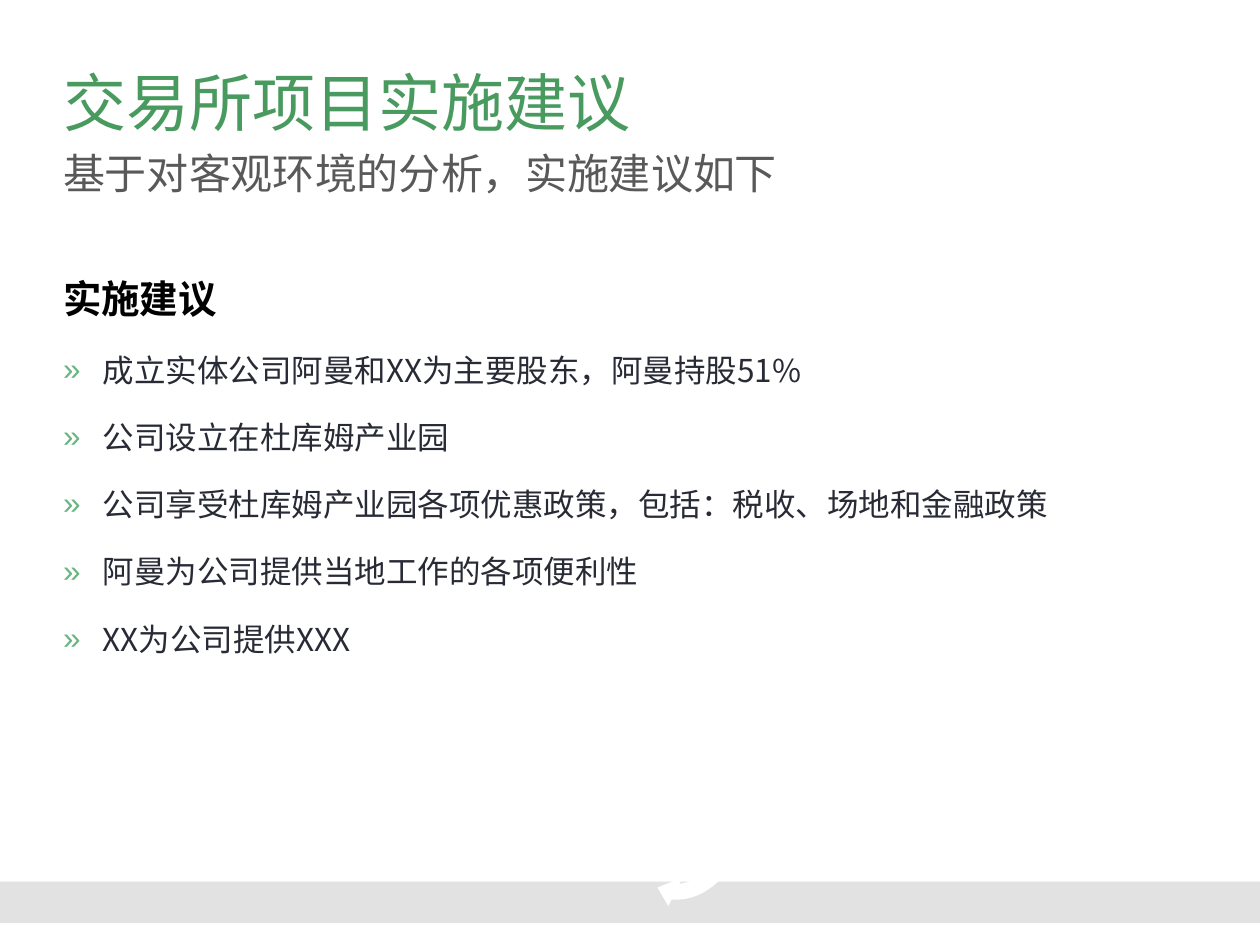
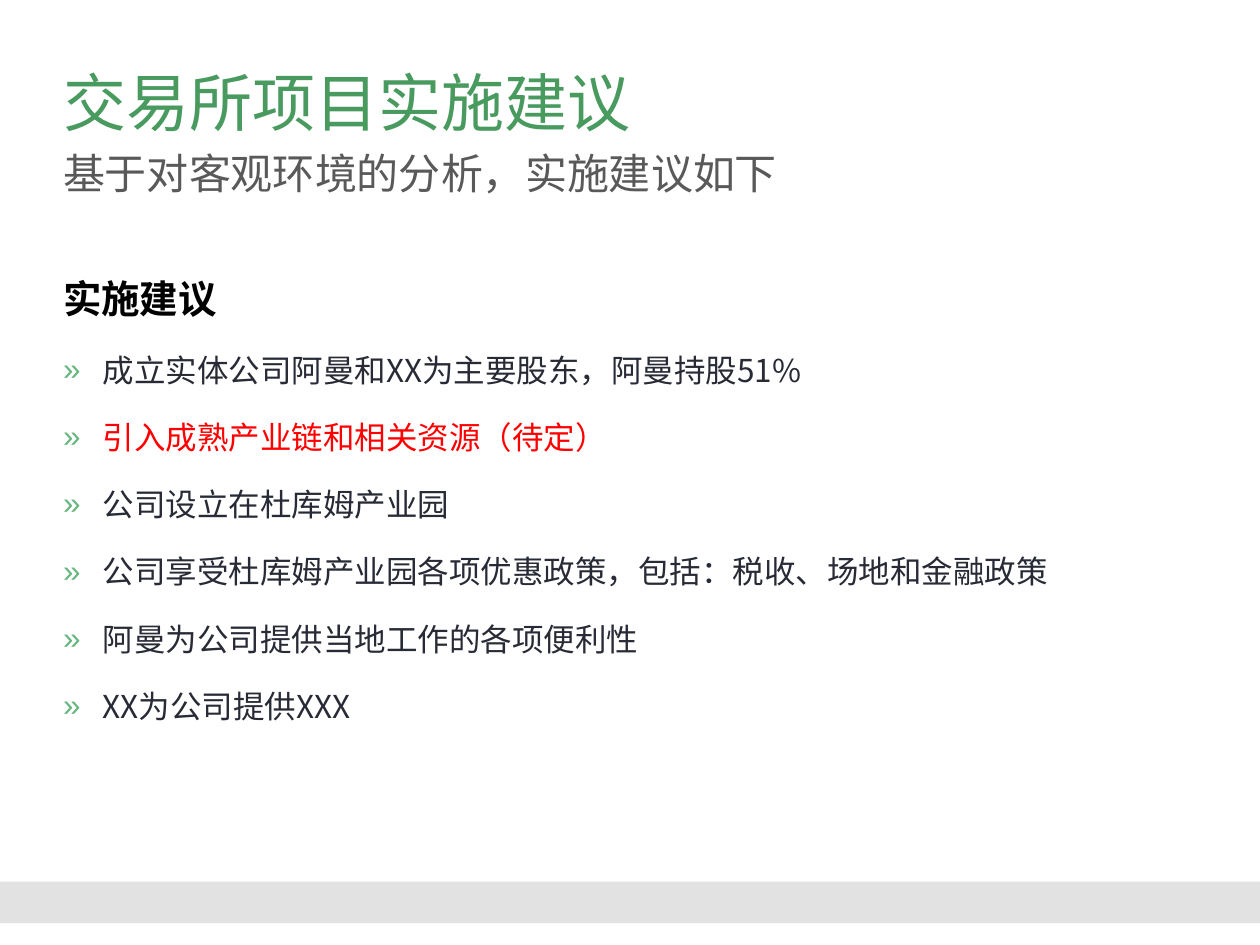
Before and after one commit to Catfeeds/DOC, a slide deck: slide 28 of A阿曼/proposal for Oman.pptx (slide 27 before the commit). Drawn at 1260x945 pixels with LibreOffice and Linux fonts; fonts in the diff are those of the drawing; background and template pictures are left out. Boxes give left, top, right and bottom in pixels: in the first picture for what was removed or moved away, otherwise in the second. Text is boxed around its words. In the diff, an @@ line names an element or a change of style, - is before the commit and + after.

```diff
--- a/A阿曼/proposal for Oman.pptx
+++ b/A阿曼/proposal for Oman.pptx
@@ text at <box>103,422,607,452</box>: paragraph added @@
+  » 引入成熟产业链和相关资源（待定）
@@ circular arrow removed at <box>593,745,771,930</box> @@
```
Also in this commit, not shown: 1 other slide changed, 2 slides added, 8 other files.
